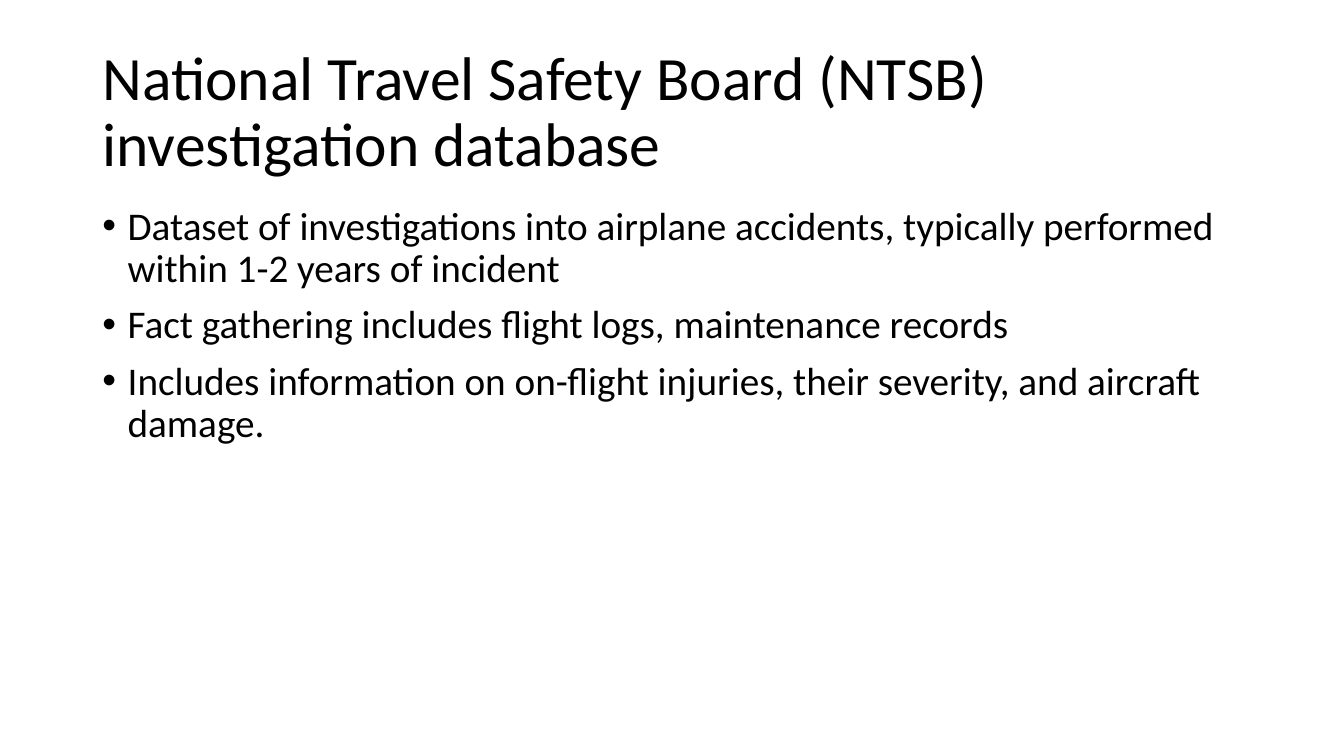
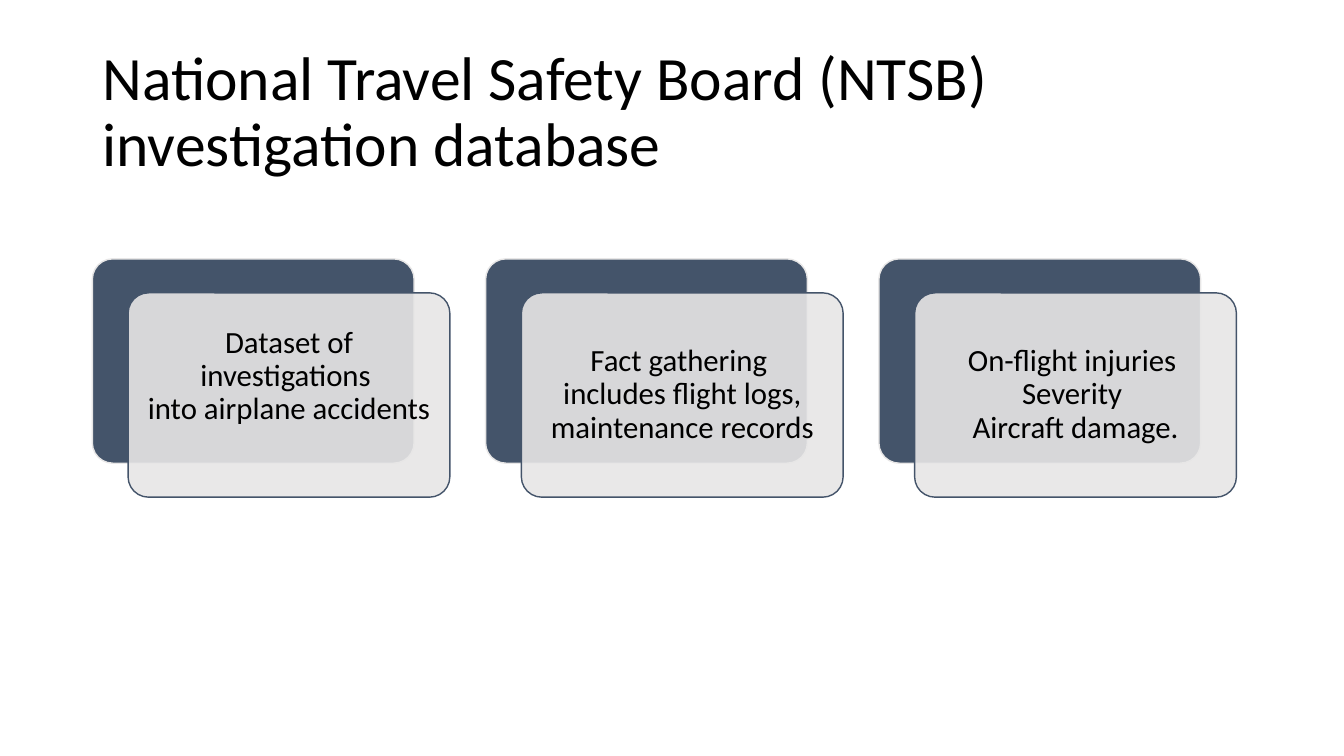
Before and after one commit to TheErdosInstitute-Summer2025-Project/aviation-project, a slide deck: slide 3 of deliverables/presentation_intro_problem_definition_data_collection.pptx (slide 4 before the commit). Drawn at 1344x756 pixels with LibreOffice and Linux fonts; fonts in the diff are those of the drawing. Boxes give left, top, right and bottom in pixels: in the first picture for what was removed or moved away, otherwise in the second. Text is boxed around its words. In the diff, an @@ line names an element or a change of style, - is before the commit and + after.

Commit message:
update

```diff
--- a/deliverables/presentation_intro_problem_definition_data_collection.pptx
+++ b/deliverables/presentation_intro_problem_definition_data_collection.pptx
@@ text removed at (128,212,1213,444) @@
-• Dataset of investigations into airplane accidents, typically performed within 1-2 years of incident
-• Fact gathering includes flight logs, maintenance records
-• Includes information on on-flight injuries, their severity, and aircraft damage.
@@ group added at (93,259,1236,497): 6 rounded rectangles, 3 texts @@
+Dataset of investigations
+into airplane accidents
+Fact gathering
+includes flight logs, maintenance records
+On-flight injuries
+Severity
+Aircraft damage.
```
Also in this commit, not shown: 2 other slides changed, 1 slide removed.
